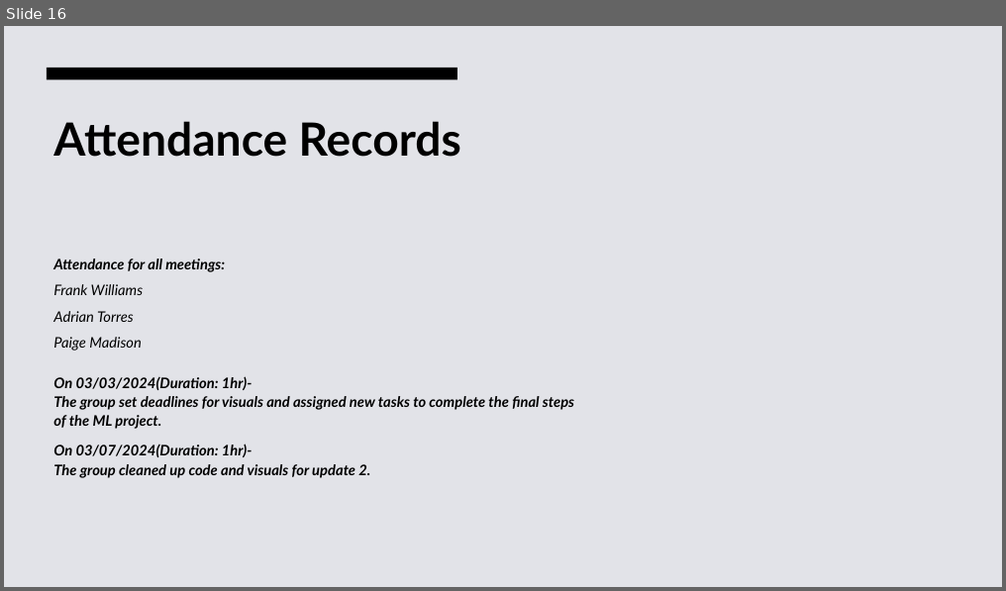
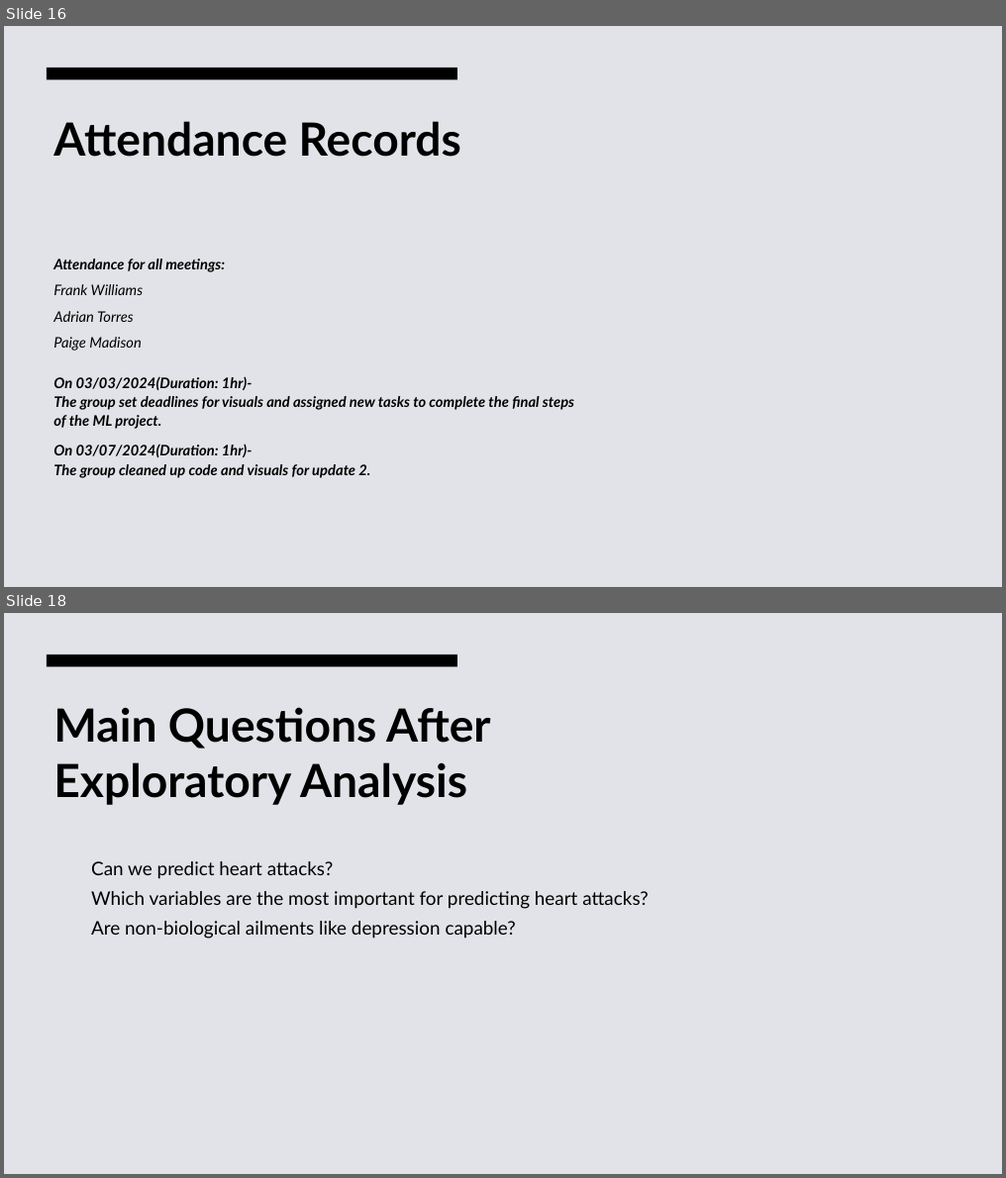
Before and after one commit to AdriandotEXE/Introduction-to-Data-Science-Heart-Attack-ML-Project, a slide deck: Final_Group_Project_Project 1.pptx. Shown one above the other, each under a label of ours: slide 16 before the commit, slides 16 and 18 after it; the slides between them are not shown. The pictures are 1006x591 and 1006x1178 pixels, drawn with LibreOffice and Linux fonts; fonts in the diff are those of the drawing. Boxes give left, top, right and bottom in pixels: in the first picture for what was removed or moved away, otherwise in the second. Text is boxed around its words. In the diff, an @@ line names an element or a change of style, - is before the commit and + after.

Commit message:
Most Recent R File changes

```diff
--- a/Final_Group_Project_Project 1.pptx
+++ b/Final_Group_Project_Project 1.pptx
@@ slide 18 added at (4, 613, 1002, 1174), background #E2E3E8; not listed: 1 template element that a slide beside it also shows @@
@@ title added at (54, 707, 491, 805), 44 pt, text #000000, bold @@
+Main Questions After Exploratory Analysis
@@ text added at (91, 861, 648, 939), 18 pt, text #000000 @@
+  Can we predict heart attacks?
+  Which variables are the most important for predicting heart attacks?
+  Are non-biological ailments like depression capable?
```
Also in this commit, not shown: 2 other slides added, 1 other file.
